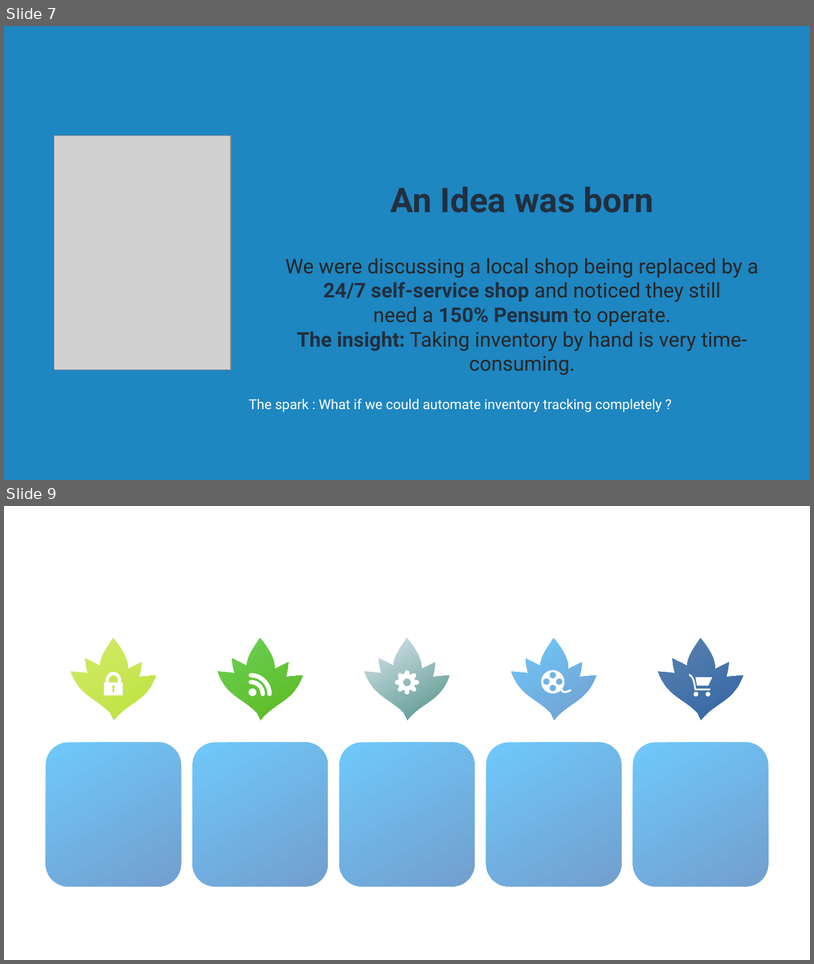
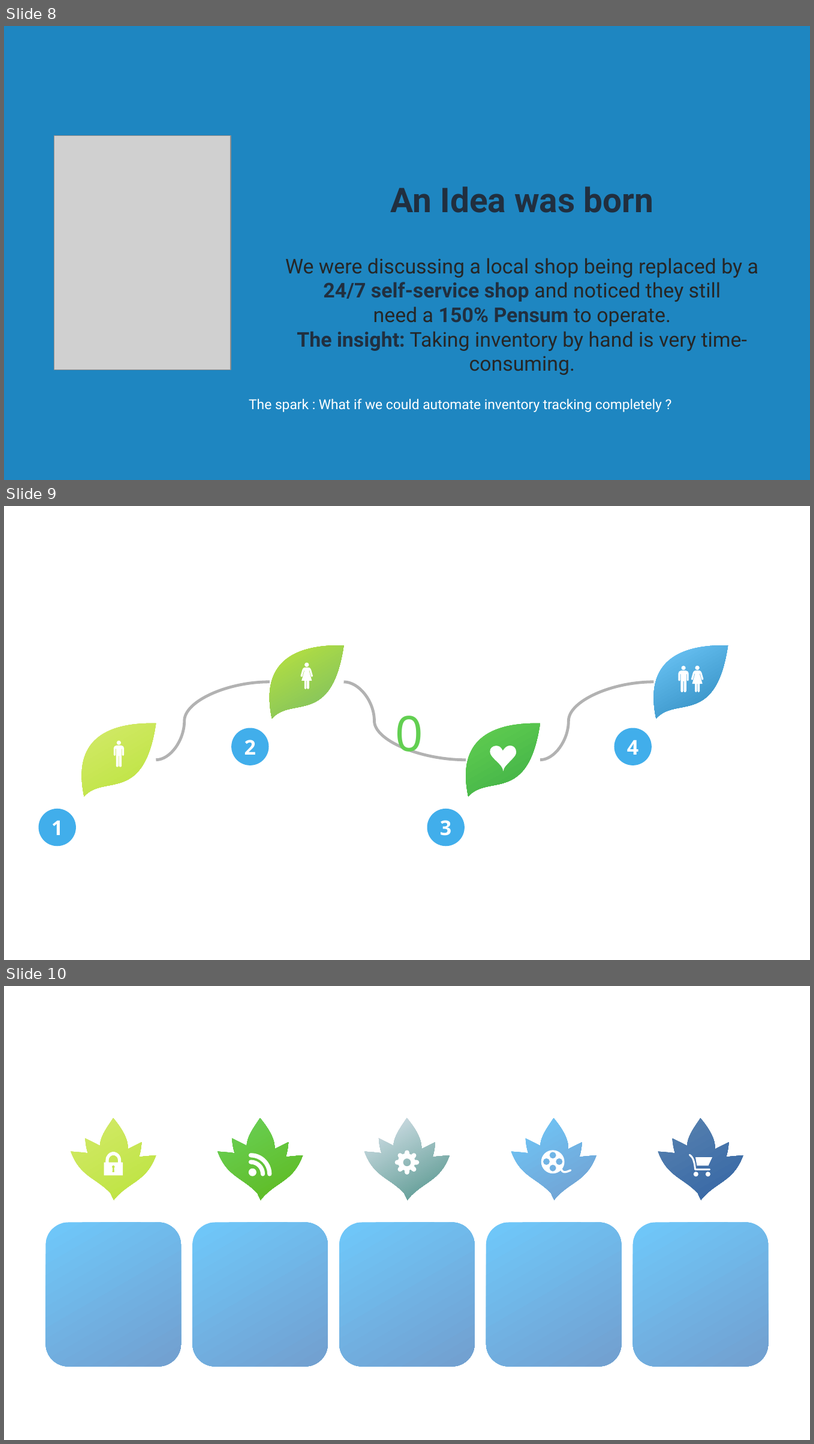
Before and after one commit to 99nights/AI-Genesis-Submission, a slide deck: Submissino Presentation.odp. Shown one above the other, each under a label of ours: slides 7 and 9 before the commit, slides 8, 9 and 10 after it; the slides between them are not shown. The pictures are 814x964 and 814x1444 pixels, drawn with LibreOffice and Linux fonts; fonts in the diff are those of the drawing; grey boxes stand for pictures; background and template pictures are left out. Boxes give left, top, right and bottom in pixels: in the first picture for what was removed or moved away, otherwise in the second. Text is boxed around its words. In the diff, an @@ line names an element or a change of style, - is before the commit and + after.

Commit message:
Prepare Slide Deck

```diff
--- a/Submissino Presentation.odp
+++ b/Submissino Presentation.odp
@@ slide 9 added at (4, 506, 810, 960), background #FFFFFF @@
@@ freeform shape added at (270, 645, 344, 718), fill gradient #BBE33D to #77BC65 @@
@@ freeform shape added at (654, 645, 729, 718), fill gradient #6FC8FA to #2D88BB @@
@@ freeform shape added at (301, 663, 314, 689), fill #FFFFFF @@
@@ freeform shape added at (678, 666, 704, 693), fill #FFFFFF @@
@@ curved line added from (156, 760) to (270, 682), #B2B2B2 2.83 pt @@
@@ curved line added from (344, 682) to (467, 760), #B2B2B2 2.83 pt @@
@@ curved line added from (540, 760) to (654, 682), #B2B2B2 2.83 pt @@
@@ text added at (395, 715, 423, 756), 48 pt, text #62CF51 @@
+0
@@ freeform shape added at (81, 723, 156, 796), fill gradient #D4EA6B to #BBE33D @@
@@ ellipse added at (231, 728, 269, 765), fill #41AEEB, 20 pt, text #FFFFFF, bold @@
+2
@@ freeform shape added at (467, 723, 541, 796), fill gradient #62CF51 to #3FAF46 @@
@@ ellipse added at (615, 728, 653, 765), fill #41AEEB, 20 pt, text #FFFFFF, bold @@
+4
@@ freeform shape added at (114, 740, 124, 766), fill #FFFFFF @@
@@ freeform shape added at (491, 745, 517, 771), fill #FFFFFF @@
@@ ellipse added at (38, 808, 76, 846), fill #41AEEB, 20 pt, text #FFFFFF, bold @@
+1
@@ ellipse added at (428, 808, 465, 846), fill #41AEEB, 20 pt, text #FFFFFF, bold @@
+3
@@ what was slide 7 is now slide 8 @@
@@ what was slide 9 is now slide 10 @@
```
Also in this commit, not shown: 13 other files.
